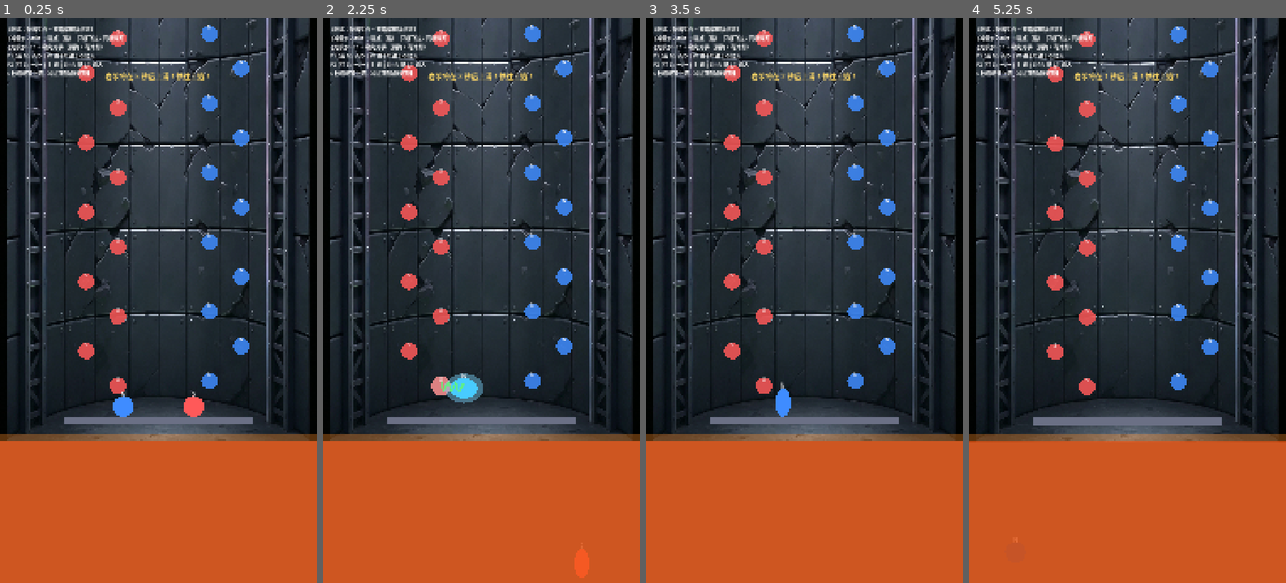
Above: before the commit, frames 1-4 (left to right).
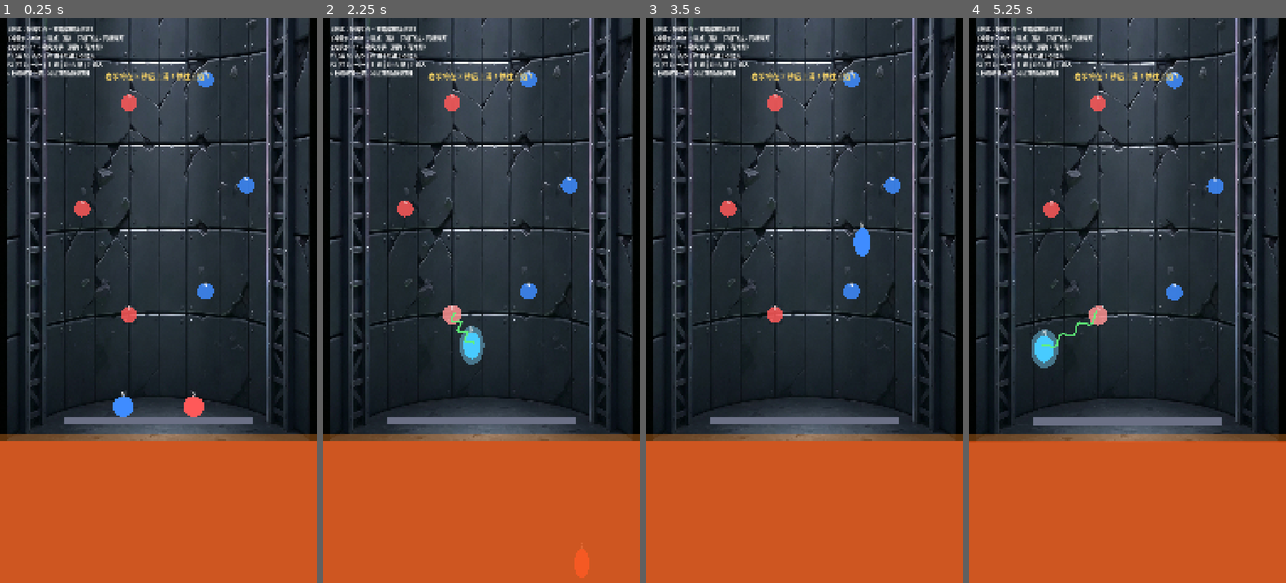
Above: after the commit, the same moments.

Repository: JanusChoi/MagSlimeArena
Game: Godot game, scene res://scenes/main_arena.tscn
Two runs of this game, one before a commit and one after it. Both use one fixed random seed, a clock stepped at 60 frames per second and the inputs below.
Inputs:
- Up to frame 1 (0.25 s): no input
- Up to frame 2 (2.25 s): tap Enter at 0.5 s; hold D 0.53-1.28 s; tap G (grapple_p1) at 0.6 s; hold A 1.28-2.03 s; tap / (grapple_p2) at 1.35 s; hold D from 2.03 s (still down); tap F (magnet_p1) at 2.1 s
- Up to frame 3 (3.5 s): release D at 2.78 s; hold W from 2.78 s (still down); tap Shift (magnet_p2) at 2.85 s
- Up to frame 4 (5.25 s): release W at 3.53 s; hold A from 3.53 s (still down); tap G (grapple_p1) at 3.6 s; tap / (grapple_p2) at 4.35 s; tap F (magnet_p1) at 5.1 s

The runs differ from the first frame. In frame 1, 3.1% of the frame differs, in the area x 23-81%, y 1-67%; in frame 2, 4.1%, in the area x 23-81%, y 1-69%; in frame 3, 3.4%; in frame 4, 3.6%.

Commit message:
Space anchor routes for 1960 impulse; keep attract speed at 1960.
Replace 14×118 dense chain with auto-count routes at route_vert_step 360;
script and scene defaults keep impulse_attract_speed at 1960.

Co-authored-by: Cursor <cursoragent@cursor.com>

Diff:
--- a/scenes/main_arena.tscn
+++ b/scenes/main_arena.tscn
@@ -13,6 +13,8 @@
 
 [node name="MainArena" type="Node2D" unique_id=1743823015]
 script = ExtResource("1_main")
+impulse_attract_speed = 1960.0
+route_vert_step = 360.0
 
 [node name="Background" type="Node2D" parent="." unique_id=597998657]
 z_index = -10
--- a/scripts/main_arena.gd
+++ b/scripts/main_arena.gd
@@ -26,7 +26,7 @@
 
 @export_group("Anchor Impulse (one-shot F/Shift)")
 @export var impulse_max_range: float = 520.0
-@export var impulse_attract_speed: float = 960.0
+@export var impulse_attract_speed: float = 1960.0
 @export var impulse_repel_speed: float = 840.0
 @export var impulse_up_bias: float = 0.48
 @export var impulse_distance_bonus: float = 0.35
@@ -38,8 +38,11 @@
 @export var player_impulse_distance_bonus: float = 0.15
 @export var player_impulse_cooldown: float = 0.45
 
-const ANCHOR_ONLY_COUNT := 14
-const ANCHOR_ONLY_VERT_STEP := 118.0
+@export_group("Guaranteed Routes")
+@export var route_vert_step: float = 360.0
+@export var route_horiz_zigzag: float = 110.0
+@export var route_top_y: float = 720.0
+
 const ROUTE_REACH_SAFETY := 0.86
 const P1_ROUTE_LANE_X := LEFT_LANE_X
 const P2_ROUTE_LANE_X := RIGHT_LANE_X
@@ -396,27 +399,38 @@
 		return
 
 	var base_y := _platform_centers[0].y
+	var vert_step := _effective_route_vert_step()
+	var anchor_count := _route_anchor_count(base_y, vert_step)
 	var max_reach := impulse_max_range * ROUTE_REACH_SAFETY
 	var prev_p1 := Vector2(P1_SPAWN_X, _spawn_player_y)
 	var prev_p2 := Vector2(P2_SPAWN_X, _spawn_player_y)
 
-	for i in ANCHOR_ONLY_COUNT:
-		var y := base_y - float(i + 1) * ANCHOR_ONLY_VERT_STEP
-		var p1_x := P1_ROUTE_LANE_X + (72.0 if i % 2 == 0 else -36.0)
-		var p2_x := P2_ROUTE_LANE_X + (72.0 if i % 2 == 1 else -36.0)
-		# 两路锚点略错开高度，避免空中误选到对方路线的同极锚点
+	for i in anchor_count:
+		var y := base_y - float(i + 1) * vert_step
+		var p1_x := P1_ROUTE_LANE_X + (route_horiz_zigzag if i % 2 == 0 else -route_horiz_zigzag * 0.45)
+		var p2_x := P2_ROUTE_LANE_X + (route_horiz_zigzag if i % 2 == 1 else -route_horiz_zigzag * 0.45)
 		var pos_p1 := Vector2(clampf(p1_x, 240.0, 470.0), y)
-		var pos_p2 := Vector2(clampf(p2_x, 610.0, 840.0), y - ANCHOR_ONLY_VERT_STEP * 0.14)
+		var pos_p2 := Vector2(clampf(p2_x, 610.0, 840.0), y - vert_step * 0.22)
 
 		pos_p1 = _clamp_anchor_to_reach(prev_p1, pos_p1, max_reach)
 		pos_p2 = _clamp_anchor_to_reach(prev_p2, pos_p2, max_reach)
 
-		# 蓝 N 走 S 链，红 S 走 N 链（异极吸引）
 		_place_route_anchor(pos_p1, false)
 		_place_route_anchor(pos_p2, true)
 
 		prev_p1 = pos_p1
 		prev_p2 = pos_p2
+
+
+func _effective_route_vert_step() -> float:
+	var horiz := route_horiz_zigzag
+	var max_vert := sqrt(maxf(impulse_max_range * ROUTE_REACH_SAFETY, 1.0) ** 2 - horiz * horiz)
+	return clampf(route_vert_step, 220.0, max_vert * 0.92)
+
+
+func _route_anchor_count(base_y: float, vert_step: float) -> int:
+	var climb := base_y - route_top_y
+	return maxi(4, int(ceil(climb / maxf(vert_step, 1.0))))
 
 
 func _clamp_anchor_to_reach(from: Vector2, target: Vector2, max_reach: float) -> Vector2:
Not shown, changed: PLAYTEST.md
